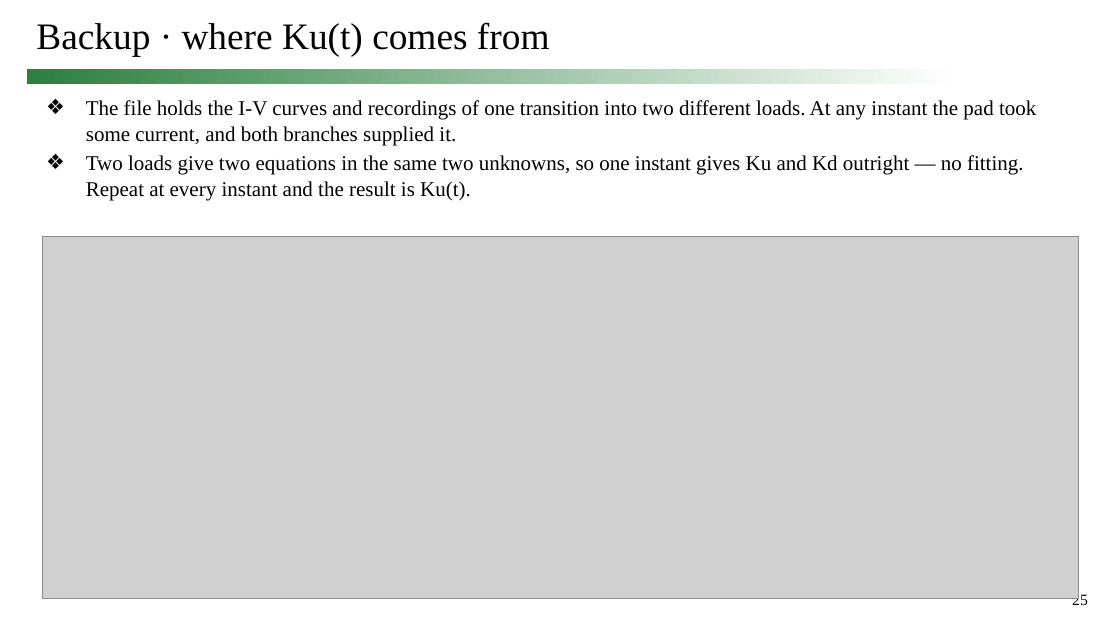
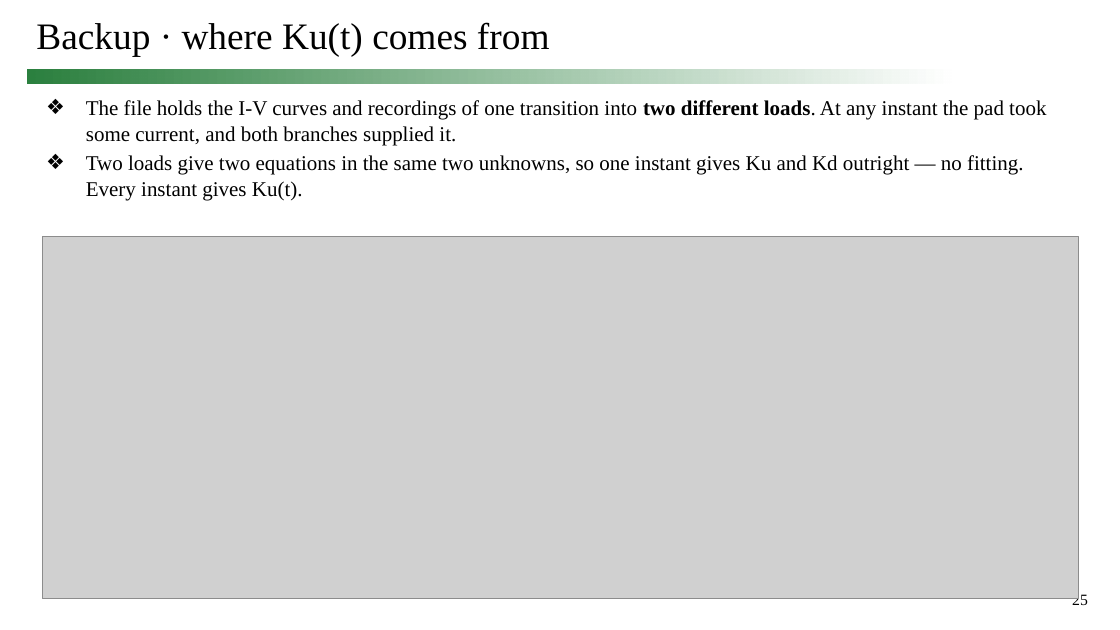
Before and after one commit to simon9721/ibis_comparison, a slide deck: slide 25 of results/meeting_deck_2026-09-24/0924_track1_story.pptx. Drawn at 1120x630 pixels with LibreOffice and Linux fonts; fonts in the diff are those of the drawing; grey boxes stand for pictures. Boxes give left, top, right and bottom in pixels: in the first picture for what was removed or moved away, otherwise in the second. Text is boxed around its words. In the diff, an @@ line names an element or a change of style, - is before the commit and + after.

```diff
--- a/results/meeting_deck_2026-09-24/0924_track1_story.pptx
+++ b/results/meeting_deck_2026-09-24/0924_track1_story.pptx
@@ text at box(86, 100, 1046, 145): bold on in "two different loads." @@
@@ text at box(86, 155, 1024, 200): text changed @@
-❖ Two loads give two equations in the same two unknowns, so one instant gives Ku and Kd outright — no fitting. Repeat at every instant and the result is Ku(t).
+❖ Two loads give two equations in the same two unknowns, so one instant gives Ku and Kd outright — no fitting. Every instant gives Ku(t).
```
Also in this commit, not shown: 22 other slides changed, 16 other files.
